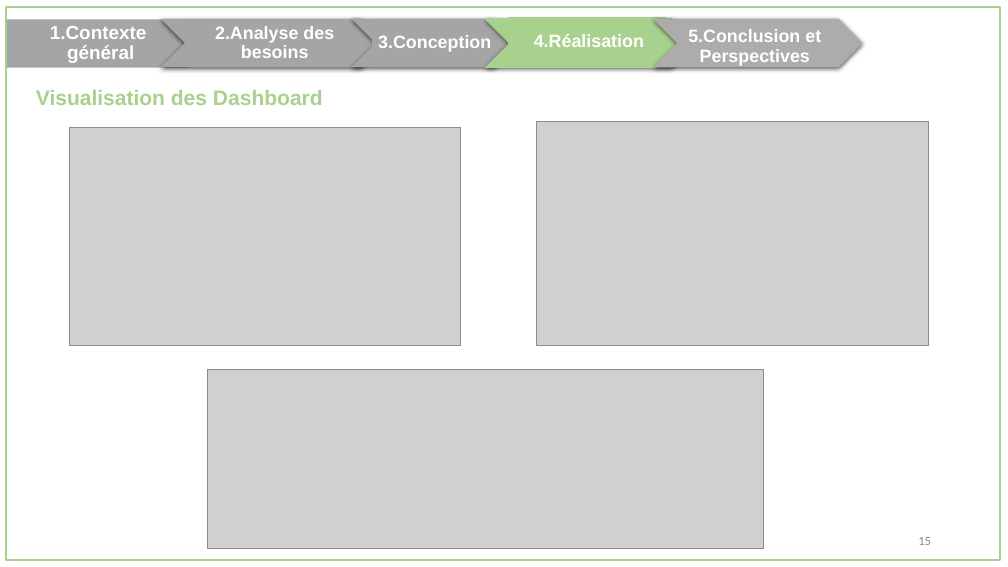
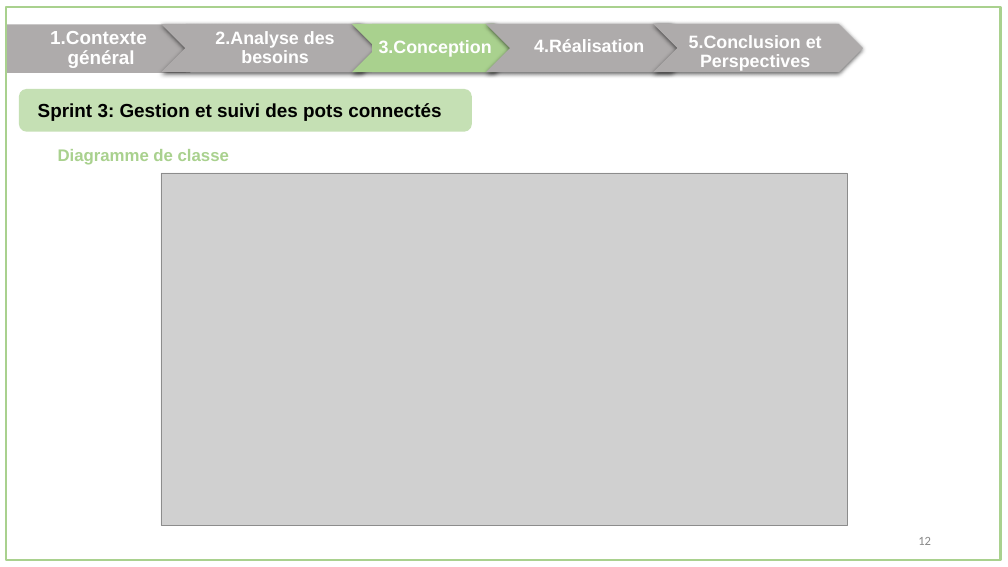
Before and after one commit to oussema1-hub/Rapport-Conception, a slide deck: slide 22 of presentation.pptx. Drawn at 1008x567 pixels with LibreOffice and Linux fonts; fonts in the diff are those of the drawing; grey boxes stand for pictures. Boxes give left, top, right and bottom in pixels: in the first picture for what was removed or moved away, otherwise in the second. Text is boxed around its words. In the diff, an @@ line names an element or a change of style, - is before the commit and + after.

```diff
--- a/presentation.pptx
+++ b/presentation.pptx
@@ freeform shape at box(6, 7, 1001, 560): outline redrawn @@
@@ fill #A5A5A5 to #AEABAB in 3 elements at box(6, 24, 191, 73), box(186, 24, 361, 73), box(161, 24, 386, 73) @@
@@ chevron at box(352, 24, 519, 73): fill #A5A5A5 to #A9D18E @@
@@ rectangle "3.Conception" at box(372, 24, 495, 73): fill #A5A5A5 to #A9D18E @@
@@ 4 chevrons, 3 rectangles, 2 texts: place and size @@
-4 chevrons, 3 rectangles, 2 texts at box(5, 17, 864, 68)
+4 chevrons, 3 rectangles, 2 texts at box(6, 24, 864, 73)
@@ chevron at box(486, 24, 696, 73): fill #A9D18E to #AEABAB; outline #A9D18E 0.75 pt to none @@
@@ text "4.Réalisation" at box(534, 39, 644, 52): fill #A9D18E to none; outline #A9D18E 0.75 pt to none @@
@@ rounded rectangle added at box(20, 90, 470, 131), fill #C5E0B4, outline #C5E0B4 2 pt, 18 pt, text #000000, bold @@
+Sprint 3: Gestion et suivi des pots connectés
@@ text removed at box(36, 90, 323, 105) @@
-Visualisation des Dashboard
@@ text added at box(58, 149, 229, 165), 16 pt, text #A9D18E, bold @@
+Diagramme de classe
@@ picture removed at box(70, 127, 461, 346) @@
@@ picture removed at box(537, 122, 929, 346) @@
@@ picture added at box(161, 173, 847, 526) @@
@@ picture removed at box(208, 370, 764, 548) @@
@@ text at box(918, 537, 931, 545): text changed @@
-15
+12
```
Also in this commit, not shown: 12 other slides changed, 6 slides added, 11 other files.
